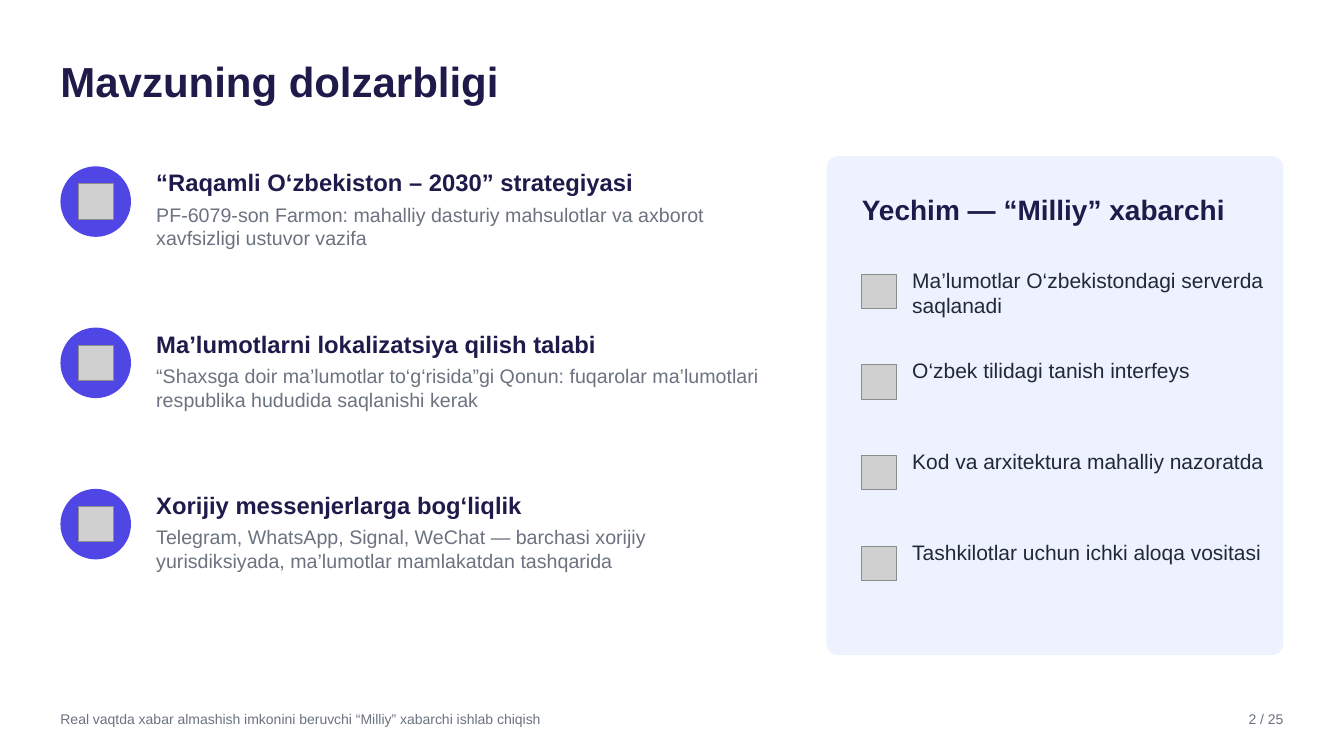
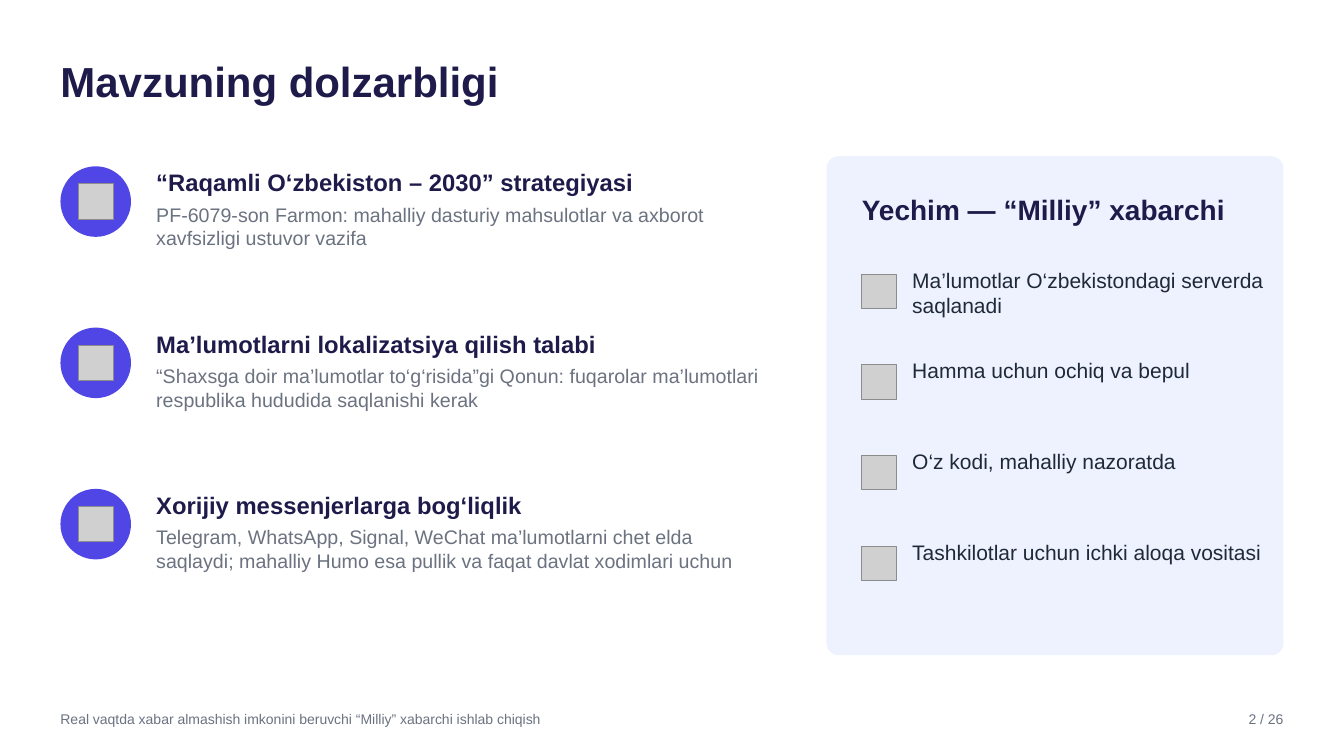
Before and after one commit to SardorSohinazarov/diplom-ish, a slide deck: slide 2 of diplom/Taqdimot_Sohinazarov_Sardor.pptx. Drawn at 1344x756 pixels with LibreOffice and Linux fonts; fonts in the diff are those of the drawing; grey boxes stand for pictures. Boxes give left, top, right and bottom in pixels: in the first picture for what was removed or moved away, otherwise in the second. Text is boxed around its words. In the diff, an @@ line names an element or a change of style, - is before the commit and + after.

```diff
--- a/diplom/Taqdimot_Sohinazarov_Sardor.pptx
+++ b/diplom/Taqdimot_Sohinazarov_Sardor.pptx
@@ text at box(912, 362, 1189, 383): text changed @@
-O‘zbek tilidagi tanish interfeys
+Hamma uchun ochiq va bepul
@@ text at box(912, 453, 1175, 474): text changed @@
-Kod va arxitektura mahalliy nazoratda
+O‘z kodi, mahalliy nazoratda
@@ text at box(156, 530, 732, 572): text changed @@
-Telegram, WhatsApp, Signal, WeChat — barchasi xorijiy yurisdiksiyada, ma’lumotlar mamlakatdan tashqarida
+Telegram, WhatsApp, Signal, WeChat ma’lumotlarni chet elda saqlaydi; mahalliy Humo esa pullik va faqat davlat xodimlari uchun
@@ text at box(1249, 714, 1284, 724): text changed @@
-2 / 25
+2 / 26
```
Also in this commit, not shown: 22 other slides changed, 1 slide added, 20 other files.
